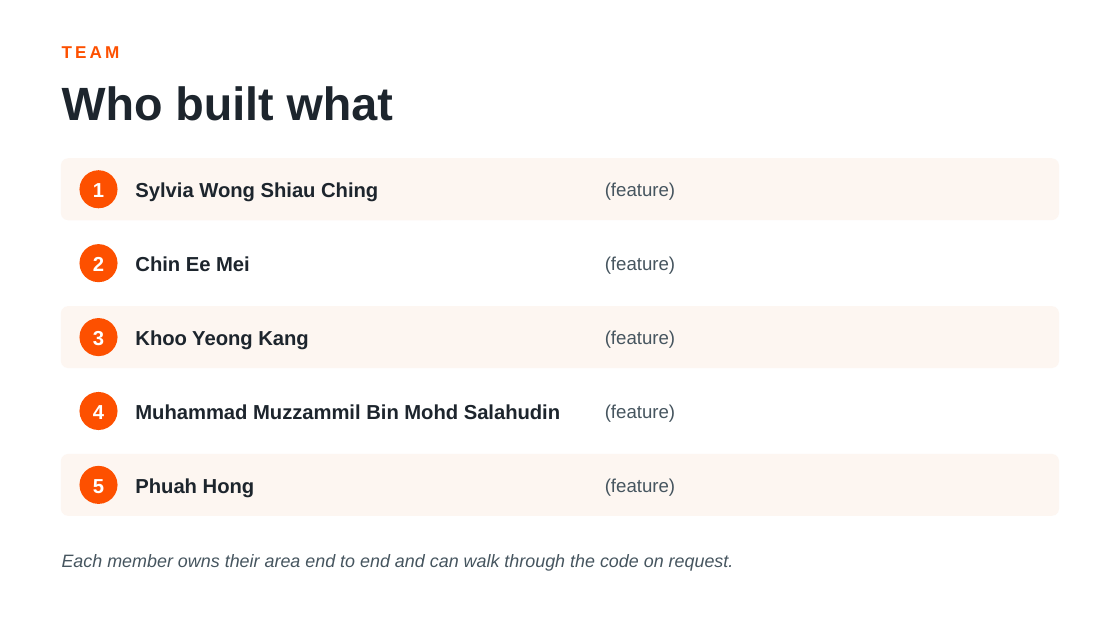
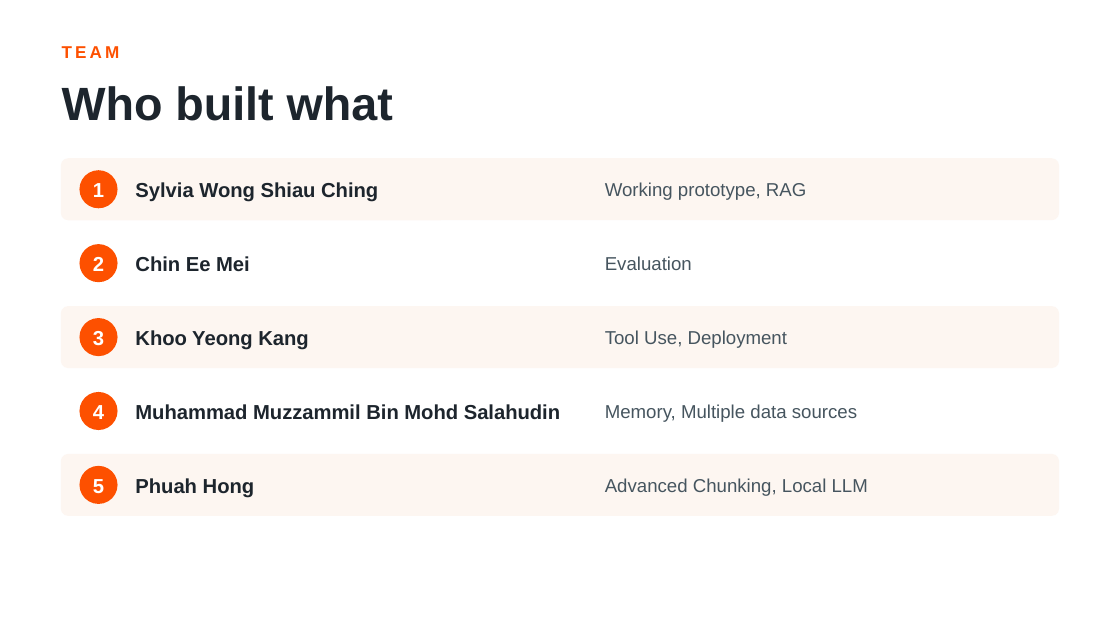
Before and after one commit to hongofc/database-knowledge-assistant, a slide deck: slide 9 of Database_Knowledge_Assistant.pptx. Drawn at 1120x630 pixels with LibreOffice and Linux fonts; fonts in the diff are those of the drawing. Boxes give left, top, right and bottom in pixels: in the first picture for what was removed or moved away, otherwise in the second. Text is boxed around its words. In the diff, an @@ line names an element or a change of style, - is before the commit and + after.

```diff
--- a/Database_Knowledge_Assistant.pptx
+++ b/Database_Knowledge_Assistant.pptx
@@ text at (605, 182, 806, 200): text changed @@
-(feature)
+Working prototype, RAG
@@ text at (605, 256, 692, 270): text changed @@
-(feature)
+Evaluation
@@ text at (605, 330, 787, 348): text changed @@
-(feature)
+Tool Use, Deployment
@@ text at (605, 404, 857, 422): text changed @@
-(feature)
+Memory, Multiple data sources
@@ text at (605, 478, 868, 496): text changed @@
-(feature)
+Advanced Chunking, Local LLM
@@ text removed at (62, 554, 734, 571) @@
-Each member owns their area end to end and can walk through the code on request.
```
Also in this commit, not shown: 8 other slides changed.
